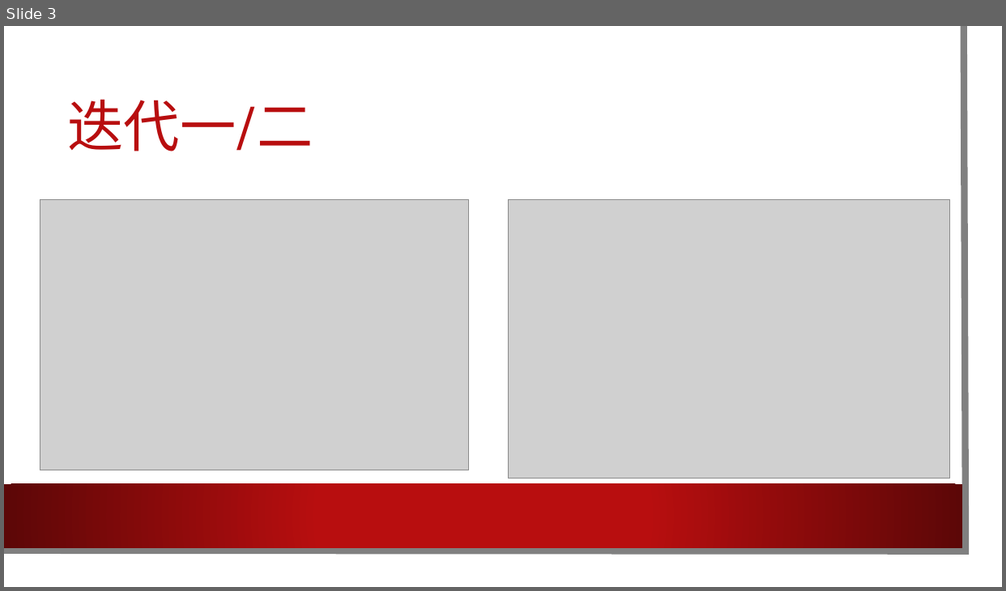
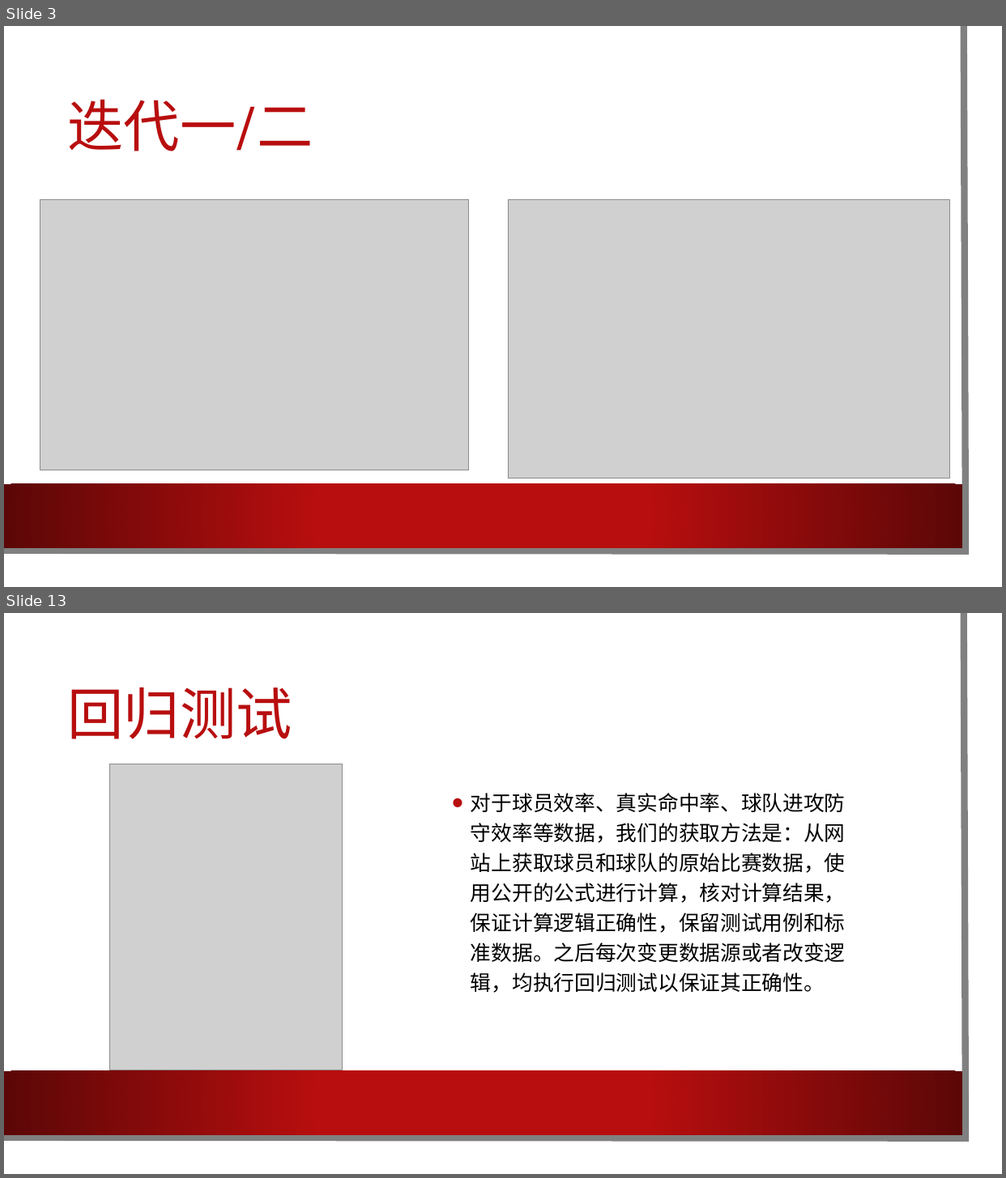
Before and after one commit to cylong1016/Nbalabala, a slide deck: 文档/软工.pptx. Shown one above the other, each under a label of ours: slide 3 before the commit, slides 3 and 13 after it; the slides between them are not shown. The pictures are 1006x591 and 1006x1178 pixels, drawn with LibreOffice and Linux fonts; fonts in the diff are those of the drawing; grey boxes stand for pictures; background and template pictures are left out. Boxes give left, top, right and bottom in pixels: in the first picture for what was removed or moved away, otherwise in the second. Text is boxed around its words. In the diff, an @@ line names an element or a change of style, - is before the commit and + after.

```diff
--- a/文档/软工.pptx
+++ b/文档/软工.pptx
@@ slide 13 added at [4, 613, 1002, 1174], background picture (left out); not listed: 3 template elements that a slide beside it also shows @@
@@ title added at [68, 688, 292, 739], 54 pt, text #B80E0F @@
+回归测试
@@ picture added at [109, 764, 343, 1071] @@
@@ text added at [471, 793, 846, 993], 20 pt, text #000000 @@
+• 对于球员效率、真实命中率、球队进攻防守效率等数据，我们的获取方法是：从网站上获取球员和球队的原始比赛数据，使用公开的公式进行计算，核对计算结果，保证计算逻辑正确性，保留测试用例和标准数据。之后每次变更数据源或者改变逻辑，均执行回归测试以保证其正确性。
```
Also in this commit, not shown: 4 slides changed, 9 other slides added, 1 slide removed.
